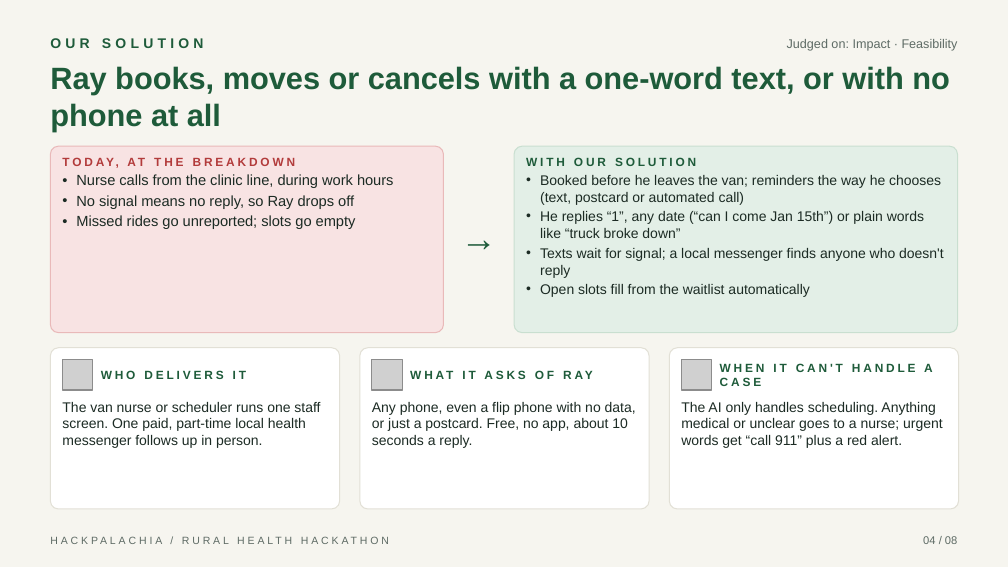
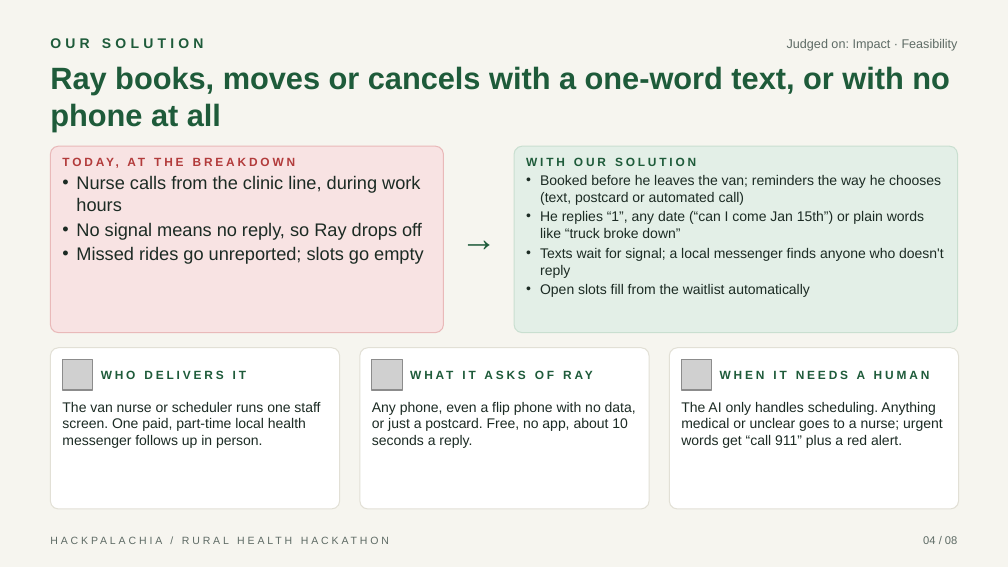
Before and after one commit to skylerfokine/book-without-calling, a slide deck: slide 4 of pitch/Book_Without_Calling_Pitch.pptx. Drawn at 1008x567 pixels with LibreOffice and Linux fonts; fonts in the diff are those of the drawing; grey boxes stand for pictures. Boxes give left, top, right and bottom in pixels: in the first picture for what was removed or moved away, otherwise in the second. Text is boxed around its words. In the diff, an @@ line names an element or a change of style, - is before the commit and + after.

```diff
--- a/pitch/Book_Without_Calling_Pitch.pptx
+++ b/pitch/Book_Without_Calling_Pitch.pptx
@@ text at [76,175,424,264]: size 10.5 to 13 pt in "Nurse calls from the clinic line, during ...", "No signal means no reply, so Ray ...", "Missed rides go unreported; slots go empty" @@
@@ text at [720,370,930,379]: text changed @@
-WHEN IT CAN'T HANDLE A CASE
+WHEN IT NEEDS A HUMAN
```
Also in this commit, not shown: 5 other slides changed, 1 other file.
